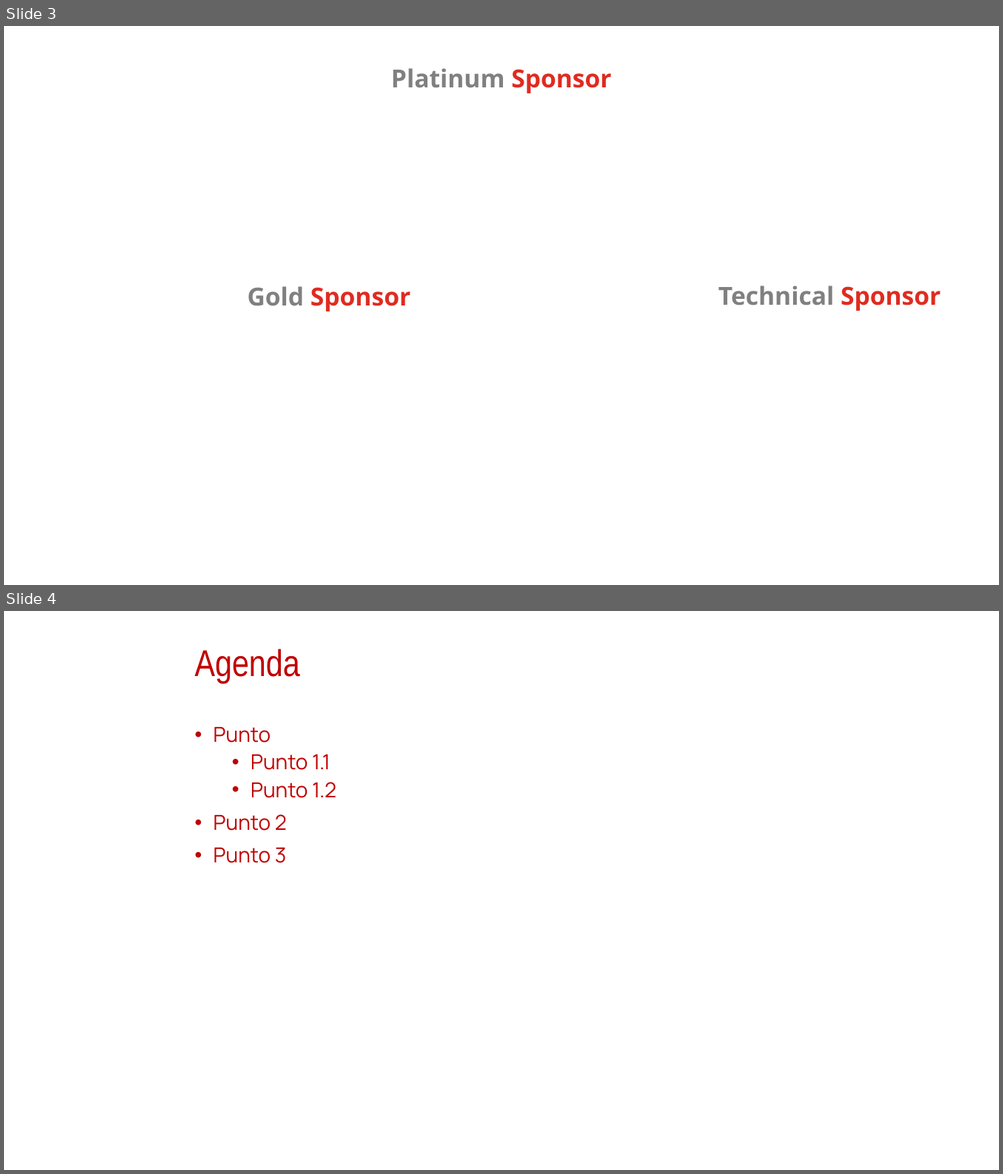
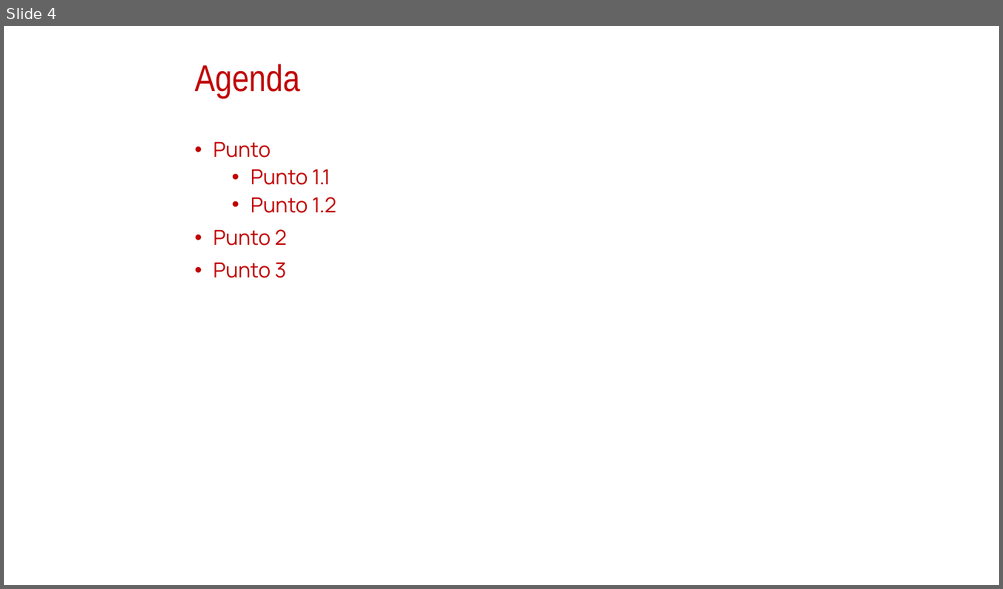
Before and after one commit to DotNetCodeIT/XmasDev2023, a slide deck: Template/Template_XMASDev2023.pptx. Shown one above the other, each under a label of ours: slides 3 and 4 before the commit, slide 4 after it. The pictures are 1003x1174 and 1003x589 pixels, drawn with LibreOffice and Linux fonts; fonts in the diff are those of the drawing; background and template pictures are left out. Boxes give left, top, right and bottom in pixels: in the first picture for what was removed or moved away, otherwise in the second. Text is boxed around its words. In the diff, an @@ line names an element or a change of style, - is before the commit and + after.

```diff
--- a/Template/Template_XMASDev2023.pptx
+++ b/Template/Template_XMASDev2023.pptx
@@ slide 3 removed at <box>4,26,999,585</box>, background #FFFFFF @@
@@ text removed at <box>391,68,611,93</box> @@
-Platinum Sponsor
@@ text removed at <box>247,286,410,312</box> @@
-Gold Sponsor
@@ text removed at <box>718,286,940,311</box> @@
-Technical Sponsor
```
Also in this commit, not shown: 3 slides added, 1 other slide removed.
